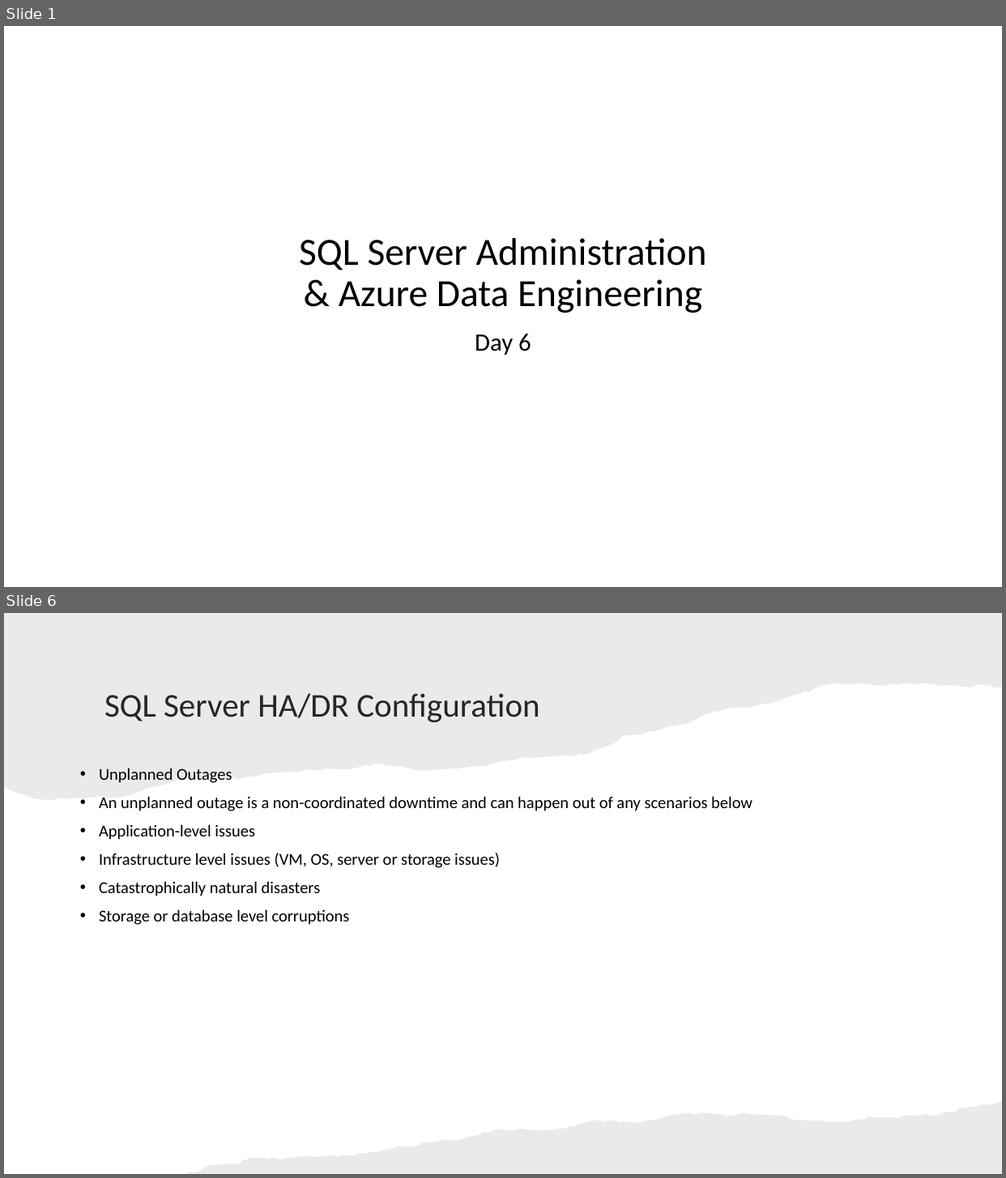
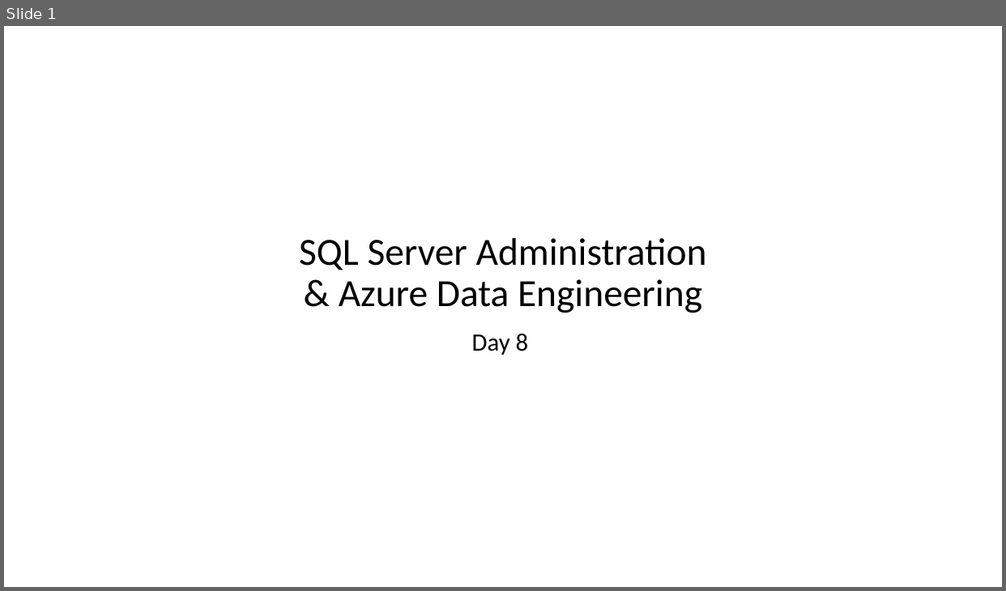
Before and after one commit to imcuteani/SQL_Server_Azure_Data_Engineering, a slide deck: Decks/day-8/SQL Server Administration & Azure Data Engineering-day-8.pptx. Shown one above the other, each under a label of ours: slides 1 and 6 before the commit, slide 1 after it; the slides between them are not shown. The pictures are 1006x1178 and 1006x591 pixels, drawn with LibreOffice and Linux fonts; fonts in the diff are those of the drawing; background and template pictures are left out. Boxes give left, top, right and bottom in pixels: in the first picture for what was removed or moved away, otherwise in the second. Text is boxed around its words. In the diff, an @@ line names an element or a change of style, - is before the commit and + after.

```diff
--- a/Decks/day-8/SQL Server Administration & Azure Data Engineering-day-8.pptx
+++ b/Decks/day-8/SQL Server Administration & Azure Data Engineering-day-8.pptx
@@ slide 6 removed at [4, 613, 1002, 1174], background #FFFFFF @@
@@ freeform shape removed at [4, 613, 1002, 801] @@
@@ title removed at [104, 693, 539, 722] @@
-SQL Server HA/DR Configuration
@@ text removed at [99, 768, 752, 925] @@
-• Unplanned Outages
-• An unplanned outage is a non-coordinated downtime and can happen out of any scenarios below
-• Application-level issues
-• Infrastructure level issues (VM, OS, server or storage issues)
-• Catastrophically natural disasters
-• Storage or database level corruptions
@@ freeform shape removed at [186, 1102, 1002, 1174] @@
@@ slide 1 changed as well @@
@@ subtitle at [472, 334, 529, 355]: text changed @@
-Day 6
+Day 8
```
Also in this commit, not shown: 7 other slides changed, 9 slides added, 5 other slides removed, 43 other files.
